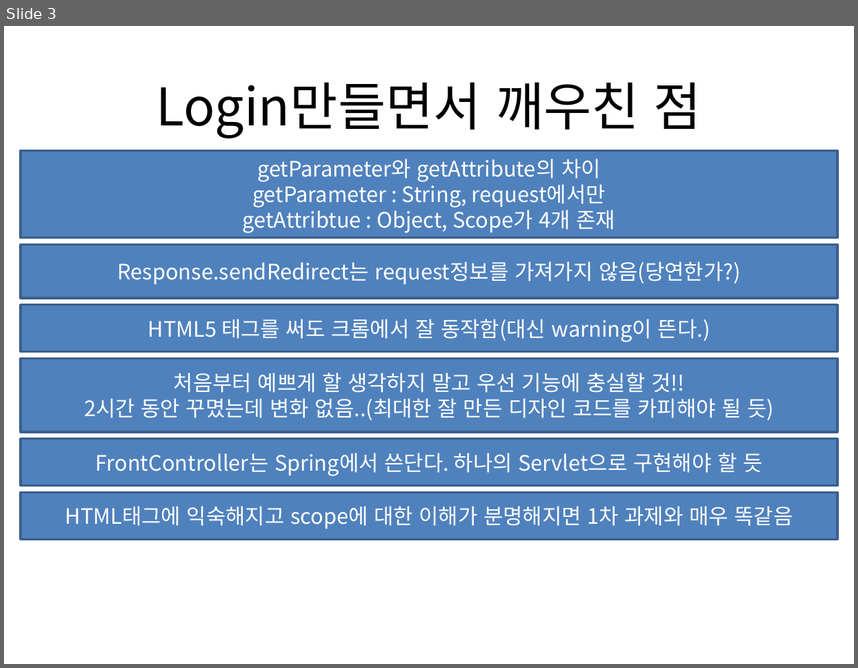
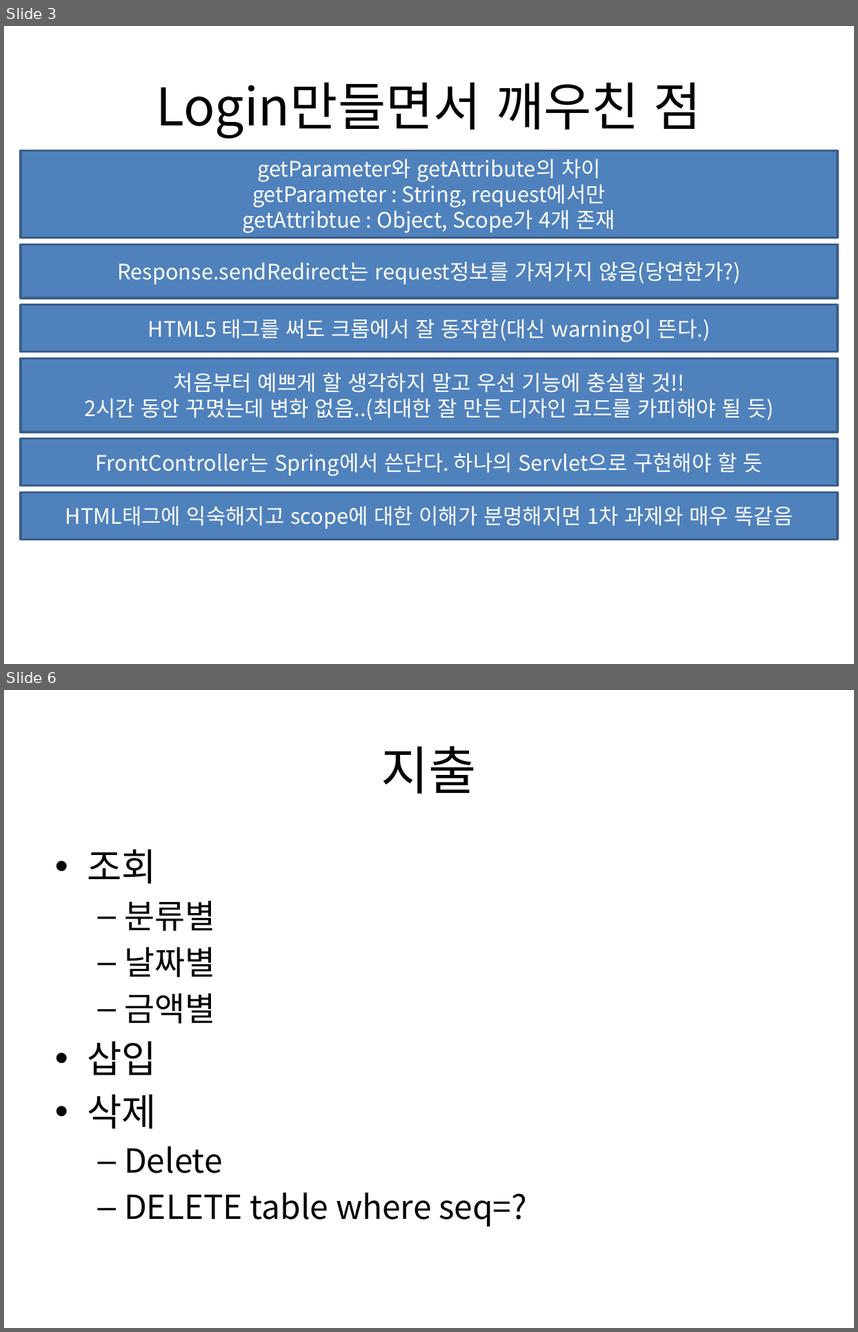
Before and after one commit to seojinkim/SecondProject, a slide deck: SecondProject/SecondProject.pptx. Shown one above the other, each under a label of ours: slide 3 before the commit, slides 3 and 6 after it; the slides between them are not shown. The pictures are 858x668 and 858x1332 pixels, drawn with LibreOffice and Linux fonts; fonts in the diff are those of the drawing. Boxes give left, top, right and bottom in pixels: in the first picture for what was removed or moved away, otherwise in the second. Text is boxed around its words. In the diff, an @@ line names an element or a change of style, - is before the commit and + after.

```diff
--- a/SecondProject/SecondProject.pptx
+++ b/SecondProject/SecondProject.pptx
@@ slide 6 added at (4, 690, 854, 1328), background #FFFFFF @@
@@ title added at (381, 746, 477, 793), 44 pt, text #000000 @@
+지출
@@ text added at (87, 849, 527, 1226), 28 pt, text #000000 @@
+• 조회
+  – 분류별
+  – 날짜별
+  – 금액별
+• 삽입
+• 삭제
+  – Delete
+  – DELETE table where seq=?
```
Also in this commit, not shown: 1 slide changed, 11 other slides added, 45 other files.
